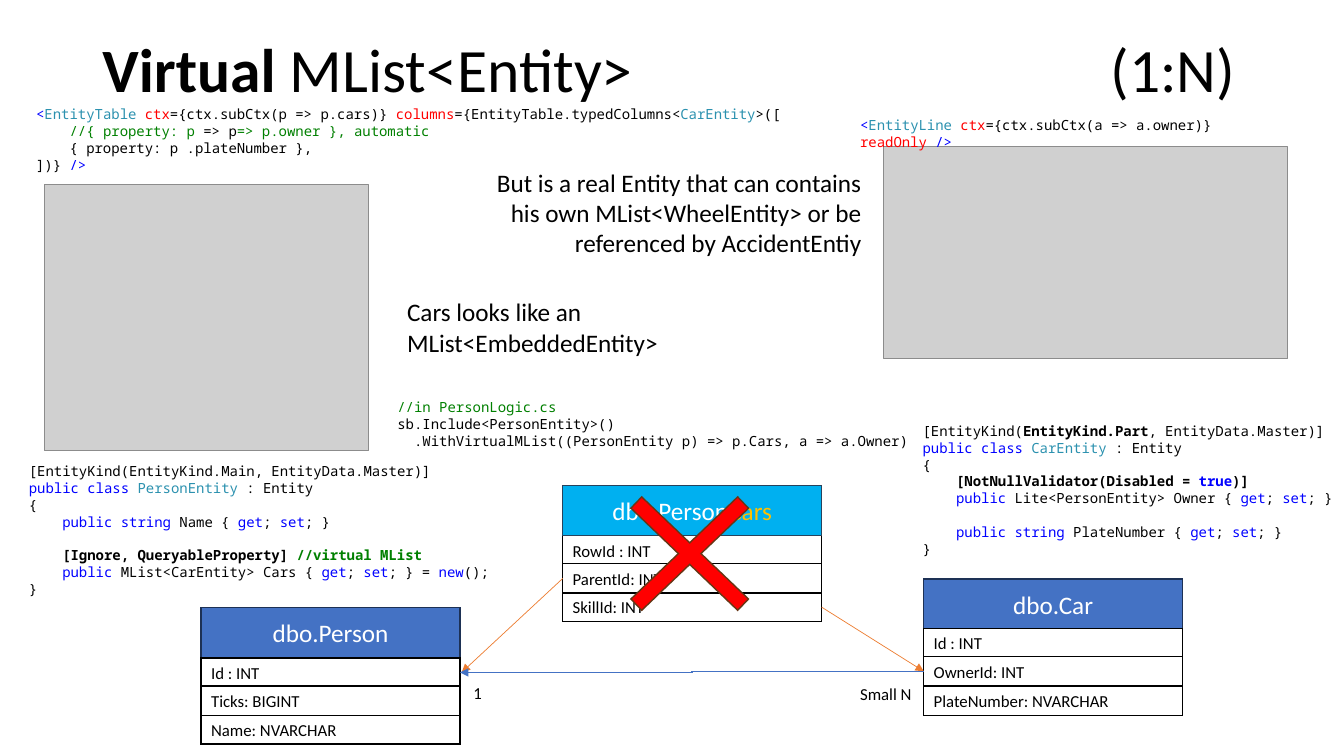
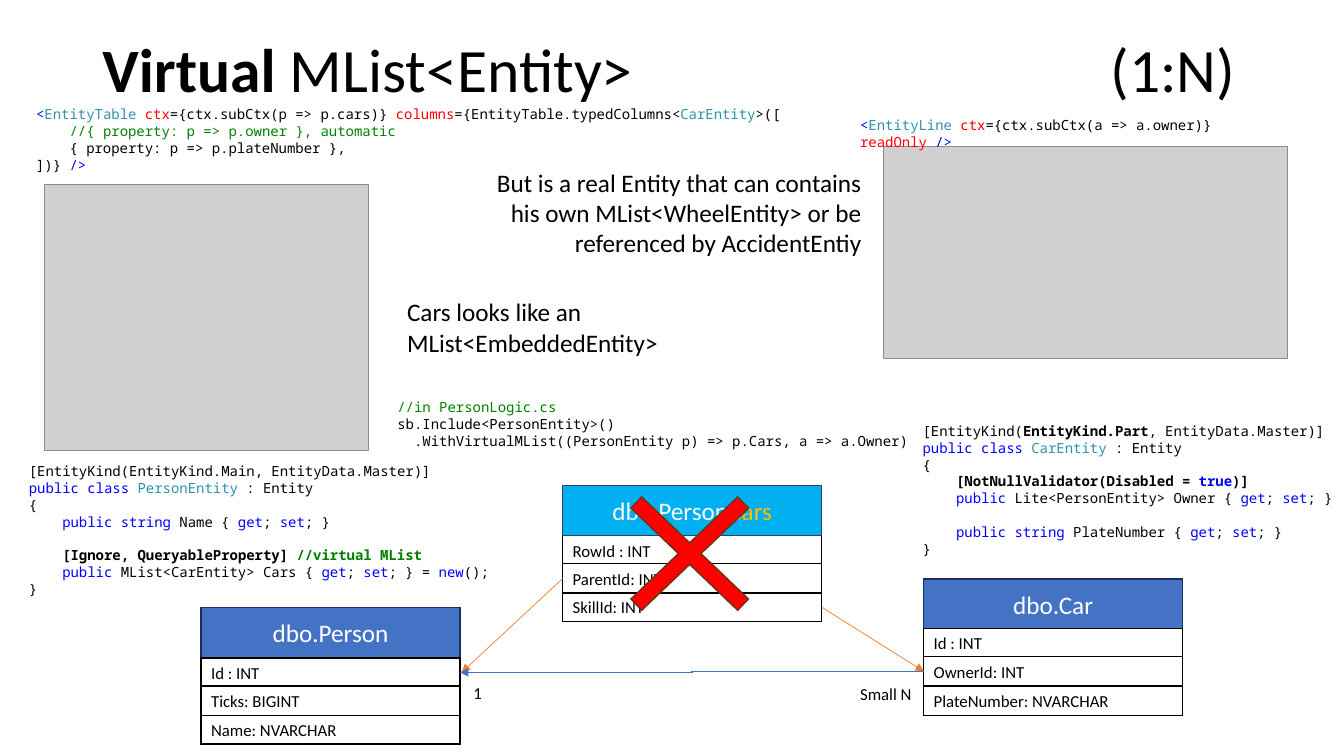
Before and after one commit to signumsoftware/docs, a slide deck: slide 12 of 2-Other/Entity Relationships.pptx. Drawn at 1344x756 pixels with LibreOffice and Linux fonts; fonts in the diff are those of the drawing; grey boxes stand for pictures. Boxes give left, top, right and bottom in pixels: in the first picture for what was removed or moved away, otherwise in the second. Text is boxed around its words. In the diff, an @@ line names an element or a change of style, - is before the commit and + after.

Commit message:
fix typo in =>

```diff
--- a/2-Other/Entity Relationships.pptx
+++ b/2-Other/Entity Relationships.pptx
@@ text at [86, 122, 396, 157]: text changed @@
-//{ property: p => p=> p.owner }, automatic
-{ property: p .plateNumber },
+//{ property: p => p.owner }, automatic
+{ property: p => p.plateNumber },
```
